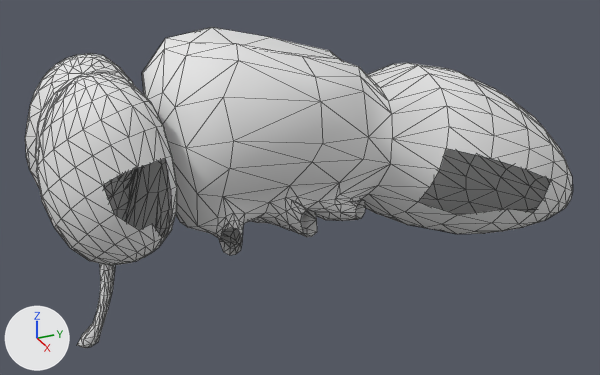
The OBJ model assets/flybody.obj: old version first, new version second.
Camera for both pictures: a 50 mm lens placed at (0.00469, -0.00205, 0.00382), pointed at (-0.00006, 0.00009, 0.00144). Lighting does not change. The marker at lower left points along +X, +Y and +Z. Mesh edges are drawn as thin lines. Where no turn or scale is listed for an object, it has been applied to the vertices.

In view in the first picture: 'fly_body.001'.
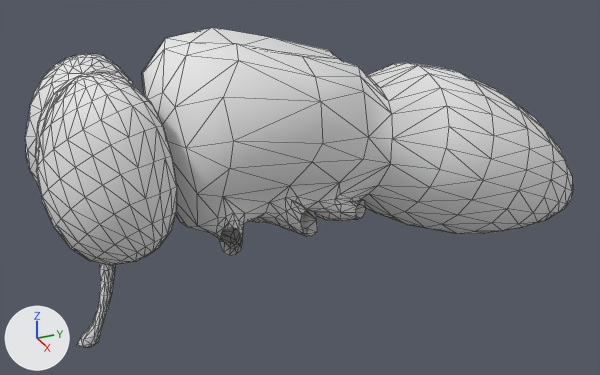
The newer file is also rescaled (x10.07), turned or shifted as a whole; pictures and numbers use the older file's frame.

Scene script edits in JSON lines:
```json
{"block": "me_fly_body_001", "where": "# used by ob_fly_body_001; location = (0.0, 0.0, 0.0)"}
{"op": "remove", "block": "me_fly_body_001", "code": "me_fly_body_001.from_pydata(...)  # 912 vertices, 1753 faces; spans x -0.00068..0.00066, y -0.00164..0.00241, z 0.00061..0.00257"}
{"op": "add", "block": "me_fly_body_001", "code": "me_fly_body_001.from_pydata(...)  # 919 vertices, 1786 faces; spans x -0.00068..0.00068, y -0.00164..0.00241, z 0.00061..0.00257"}
{"block": "me_fly_body_001", "change": "me_fly_body_001 part 1"}
{"block": "me_fly_body_001", "change": "4 vertices are added at (0.00064, -0.00105, 0.00176), (0.00066, -0.00114, 0.00191), (0.00065, -0.00123, 0.00188), (0.00065, -0.00106, 0.00192)"}
{"block": "me_fly_body_001", "change": "18 new faces join them"}
{"block": "me_fly_body_001", "change": "me_fly_body_001 part 2"}
{"block": "me_fly_body_001", "change": "3 vertices are added at (0.00067, 0.00106, 0.00162), (0.00065, 0.001, 0.00148), (0.00068, 0.00136, 0.00149)"}
{"block": "me_fly_body_001", "change": "15 new faces join them"}
```

What differs and where, as boxes [x1, y1, x2, y2] in the pictures (600 x 375 px):
```json
{"part": 1, "of": "me_fly_body_001", "change": "added", "after": [103, 159, 172, 237]}
{"part": 2, "of": "me_fly_body_001", "change": "added", "after": [418, 148, 551, 215]}
```
